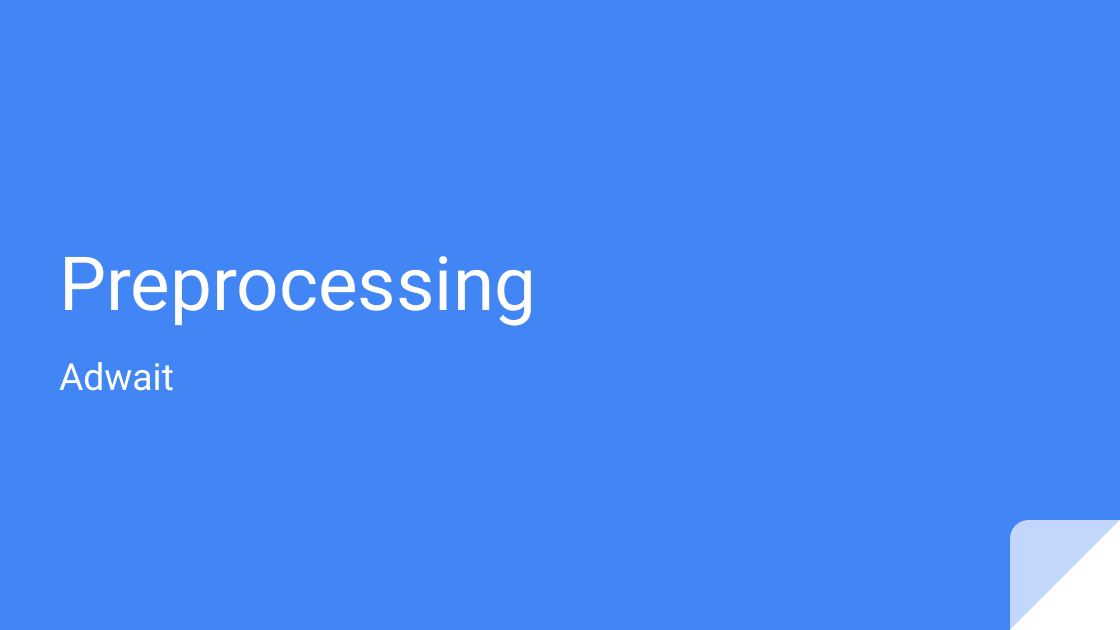
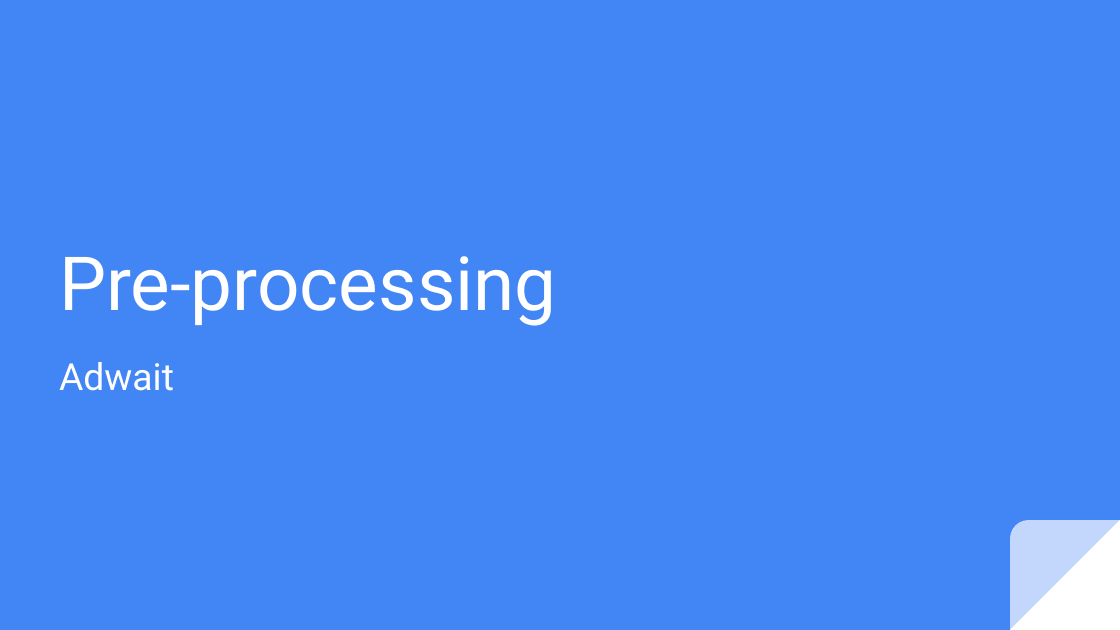
Before and after one commit to yantraguru/ml_course_2019, a slide deck: slide 1 of week 03/Week 03_Preprocessing.pptx. Drawn at 1120x630 pixels with LibreOffice and Linux fonts; fonts in the diff are those of the drawing. Boxes give left, top, right and bottom in pixels: in the first picture for what was removed or moved away, otherwise in the second. Text is boxed around its words. In the diff, an @@ line names an element or a change of style, - is before the commit and + after.

```diff
--- a/week 03/Week 03_Preprocessing.pptx
+++ b/week 03/Week 03_Preprocessing.pptx
@@ title at bbox=[59, 256, 557, 326]: text changed @@
-Preprocessing
+Pre-processing
```
Also in this commit, not shown: 4 slides added, 7 other files.
